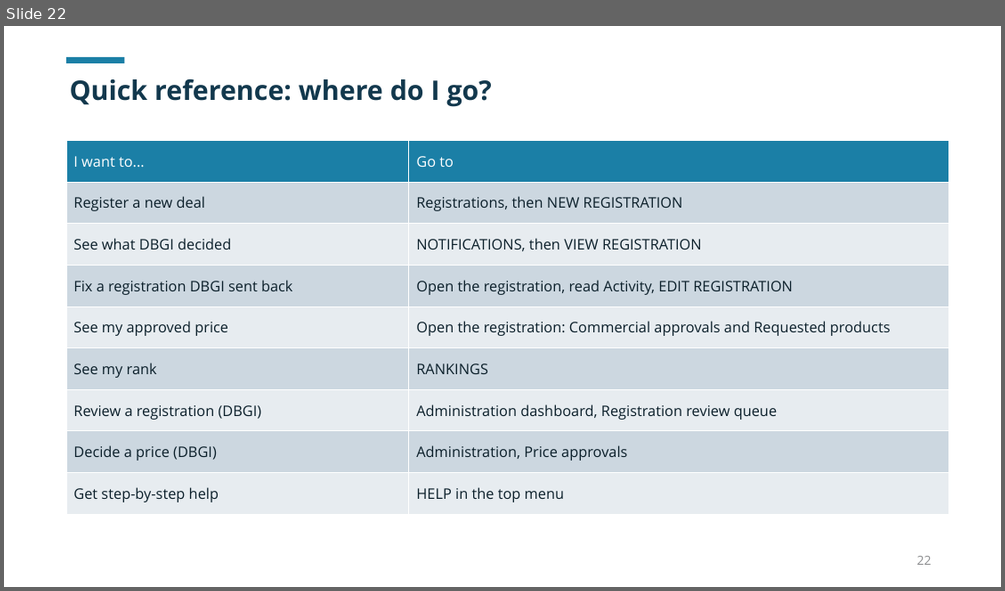
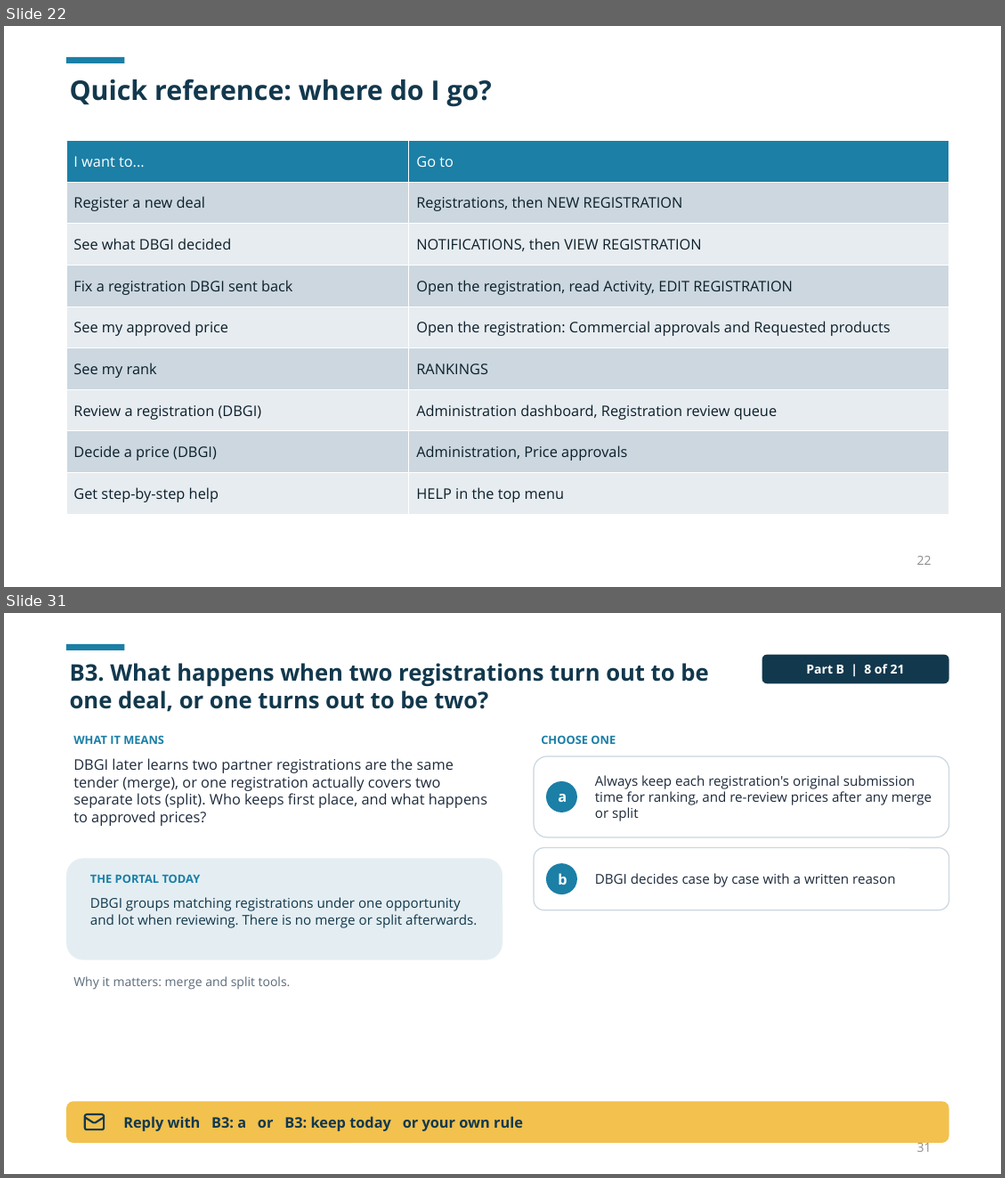
Before and after one commit to dbsuarez/dbgi-deal-registration-portal, a slide deck: docs/guides/Portal User Guide/Using the DBGI Portal.pptx. Shown one above the other, each under a label of ours: slide 22 before the commit, slides 22 and 31 after it; the slides between them are not shown. The pictures are 1005x591 and 1005x1178 pixels, drawn with LibreOffice and Linux fonts; fonts in the diff are those of the drawing. Boxes give left, top, right and bottom in pixels: in the first picture for what was removed or moved away, otherwise in the second. Text is boxed around its words. In the diff, an @@ line names an element or a change of style, - is before the commit and + after.

```diff
--- a/docs/guides/Portal User Guide/Using the DBGI Portal.pptx
+++ b/docs/guides/Portal User Guide/Using the DBGI Portal.pptx
@@ slide 31 added at (4, 613, 1001, 1174), background #FFFFFF @@
@@ rectangle added at (66, 644, 124, 650), fill #1B7FA6 @@
@@ text added at (70, 663, 708, 712), 22 pt, text #12384D, bold @@
+B3. What happens when two registrations turn out to be one deal, or one turns out to be two?
@@ rounded rectangle added at (762, 655, 949, 684), fill #12384D, 12 pt, text #FFFFFF, bold @@
+Part B | 8 of 21
@@ text added at (73, 735, 164, 744), 11 pt, text #1B7FA6, bold @@
+WHAT IT MEANS
@@ text added at (541, 735, 615, 744), 11 pt, text #1B7FA6, bold @@
+CHOOSE ONE
@@ text added at (73, 758, 487, 826), 14 pt, text #1E2B3C @@
+DBGI later learns two partner registrations are the same tender (merge), or one registration actually covers two separate lots (split). Who keeps first place, and what happens to approved prices?
@@ rounded rectangle added at (534, 756, 949, 837), fill #FFFFFF, outline #C9D6DE 1 pt @@
@@ ellipse added at (546, 781, 577, 812), fill #1B7FA6, 14 pt, text #FFFFFF, bold @@
+a
@@ text added at (595, 775, 931, 821), 13 pt, text #1E2B3C @@
+Always keep each registration's original submission time for ranking, and re-review prices after any merge or split
@@ rounded rectangle added at (534, 848, 949, 910), fill #FFFFFF, outline #C9D6DE 1 pt @@
@@ rounded rectangle added at (66, 859, 502, 960), fill #E4EEF2 @@
@@ text added at (90, 874, 201, 883), 11 pt, text #1B7FA6, bold @@
+THE PORTAL TODAY
@@ ellipse added at (546, 863, 577, 895), fill #1B7FA6, 14 pt, text #FFFFFF, bold @@
+b
@@ text added at (595, 873, 895, 887), 13 pt, text #1E2B3C @@
+DBGI decides case by case with a written reason
@@ text added at (90, 897, 477, 928), 13 pt, text #12384D @@
+DBGI groups matching registrations under one opportunity and lot when reviewing. There is no merge or split afterwards.
@@ text added at (73, 976, 291, 989), 12 pt, text #5B6B7A @@
+Why it matters: merge and split tools.
@@ rounded rectangle added at (66, 1102, 949, 1143), fill #F2C14E @@
@@ freeform shape added at (83, 1111, 106, 1134), outline #12384D 1.83 pt @@
@@ text added at (123, 1116, 523, 1131), 14 pt, text #12384D, bold @@
+Reply with B3: a or B3: keep today or your own rule
@@ page number added at (917, 1139, 931, 1151), 12 pt, text #8C8D8E @@
+31
```
Also in this commit, not shown: 1 slide changed, 22 other slides added, 8 other files.
